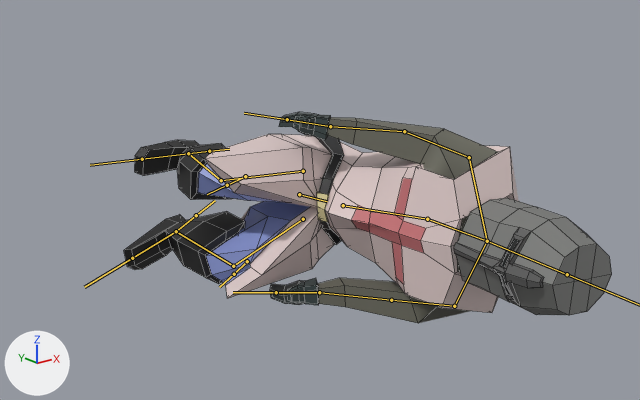
A saved change to the FBX model KRON/Assets/Rendering/Models/templar.fbx.
Rendered twice from a 50 mm camera at (-1.707, -2.939, 0.844) aimed at (-0.074, -0.898, 0.028). Arrows for +X, +Y and +Z are at lower left; the lights stay in place. Both versions are drawn at frame 1 of the action 'Armature|CubeAction'; the numbers are the values there. The bones that bend it are drawn over the model as lines. Mesh edges are drawn as thin lines.
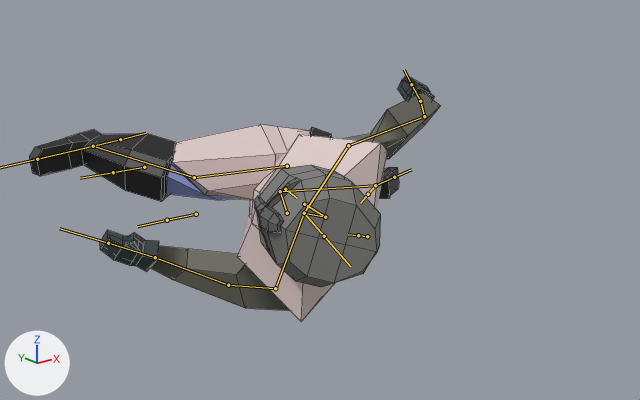
Pixel boxes (x1, y1, x2, y2) of what changed, in the pictures (640 x 400 px):
'Cylinder', posed (16% narrower, 16% taller)
    before: (124, 112, 612, 323)
    after: (29, 77, 440, 322)
bone 'root', root to tip
    before: (299, 194) to (327, 201)
    after: (285, 189) to (297, 198)
bone 'spine 1', root to tip
    before: (343, 205) to (427, 219)
    after: (304, 204) to (325, 217)
bone 'spine 2', root to tip
    before: (427, 219) to (487, 241)
    after: (325, 217) to (306, 213)
bone 'head', root to tip
    before: (487, 241) to (567, 274)
    after: (304, 213) to (324, 236)
bone 'UpperArm.L', root to tip
    before: (454, 306) to (391, 300)
    after: (275, 288) to (228, 285)
bone 'LowerArm.L', root to tip
    before: (391, 300) to (319, 292)
    after: (228, 285) to (155, 257)
bone 'shoulder.R', root to tip
    before: (487, 241) to (469, 157)
    after: (304, 213) to (348, 145)
bone 'UpperArm.R', root to tip
    before: (469, 157) to (404, 131)
    after: (348, 145) to (424, 116)
bone 'LowerArm.R', root to tip
    before: (404, 131) to (330, 126)
    after: (424, 116) to (420, 101)
bone 'Hand.R', root to tip
    before: (330, 126) to (287, 119)
    after: (420, 101) to (411, 84)
bone 'UpperLeg.L', root to tip
    before: (303, 219) to (233, 266)
    after: (287, 213) to (280, 191)
bone 'LowerLeg.L', root to tip
    before: (233, 266) to (176, 231)
    after: (280, 191) to (375, 185)
bone 'Foot.L', root to tip
    before: (176, 231) to (132, 258)
    after: (375, 185) to (394, 177)
bone 'UpperLeg.R', root to tip
    before: (303, 171) to (221, 180)
    after: (287, 166) to (194, 177)
bone 'LowerLeg.R', root to tip
    before: (221, 180) to (188, 153)
    after: (194, 177) to (93, 146)
bone 'Foot.R', root to tip
    before: (188, 153) to (142, 159)
    after: (93, 146) to (37, 159)

The change in detail:
Bone 'root' (bone_root) moves from (0.0, -0.033, 0.0) to (-0.001, -0.111, 0.001).
Bone 'root' (bone_root) turns from (-12, 0, 0) to (17, 0, 0) degrees about its own x, y and z.
Bone 'spine 1' (bone_spine_1) turns from (-7, -4, -1) to (19, -27, 1) degrees about its own x, y and z.
Bone 'spine 2' (bone_spine_2) turns from (24, 0, 0) to (20, 0, 0) degrees about its own x, y and z.
Bone 'head' (bone_head) turns from (2, 0, -1) to (-26, 6, -6) degrees about its own x, y and z.
Bone 'UpperArm.L' (bone_upperarm_l) turns from (16, -2, -75) to (51, 18, -40) degrees about its own x, y and z.
Bone 'LowerArm.L' (bone_lowerarm_l) turns from (27, 0, -15) to (46, -19, 32) degrees about its own x, y and z.
Bone 'shoulder.R' (bone_shoulder_r) turns from (0, 0, 0) to (-6, 3, 7) degrees about its own x, y and z.
Bone 'UpperArm.R' (bone_upperarm_r) turns from (16, 2, 76) to (-89, -58, 103) degrees about its own x, y and z.
Bone 'LowerArm.R' (bone_lowerarm_r) turns from (18, 1, 16) to (46, 19, -32) degrees about its own x, y and z.
Bone 'Hand.R' (bone_hand_r) turns from (0, 0, 0) to (-22, 79, -30) degrees about its own x, y and z.
Bone 'UpperLeg.L' (bone_upperleg_l) turns from (81, -14, 2) to (-21, 0, 4) degrees about its own x, y and z.
Bone 'LowerLeg.L' (bone_lowerleg_l) turns from (-92, 3, 3) to (-69, 2, 2) degrees about its own x, y and z.
Bone 'Foot.L' (bone_foot_l) turns from (23, 3, -4) to (-39, -5, 1) degrees about its own x, y and z.
Bone 'UpperLeg.R' (bone_upperleg_r) turns from (73, 5, 1) to (87, -2, -12) degrees about its own x, y and z.
Bone 'LowerLeg.R' (bone_lowerleg_r) turns from (-98, -3, -3) to (-38, -1, -2) degrees about its own x, y and z.
Bone 'Foot.R' (bone_foot_r) turns from (34, -3, -2) to (-16, 8, -2) degrees about its own x, y and z.
